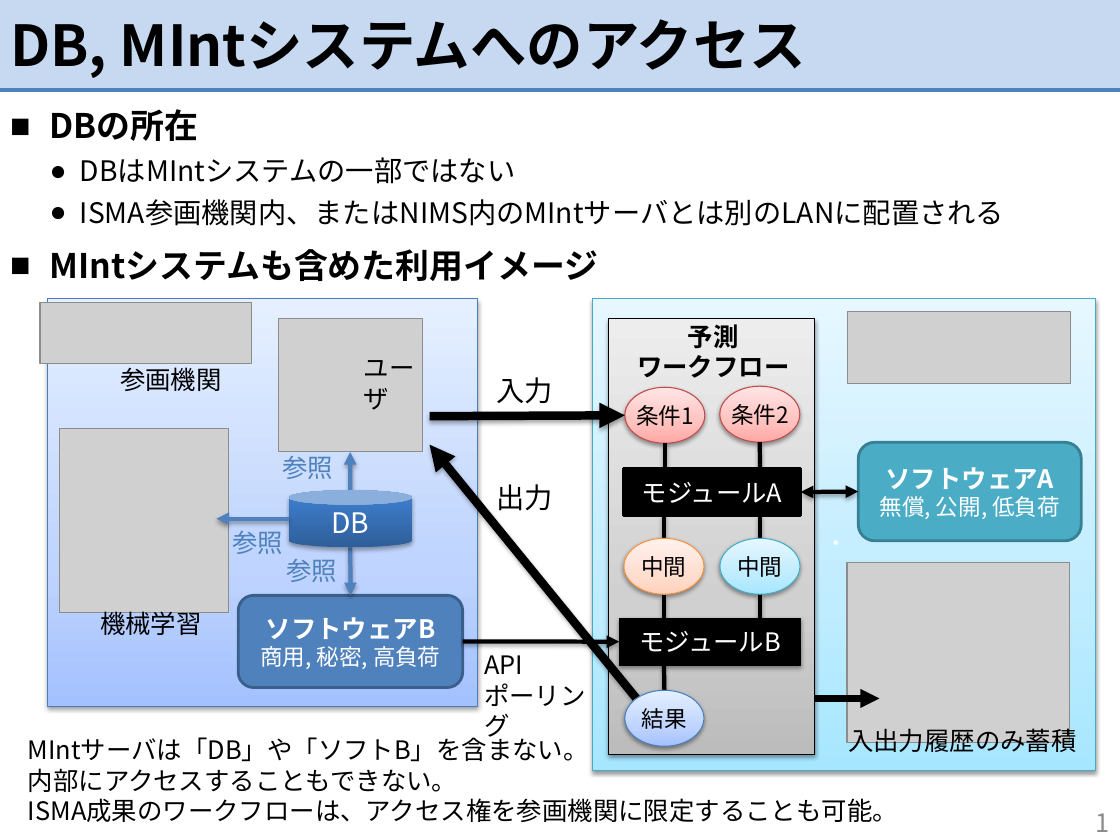
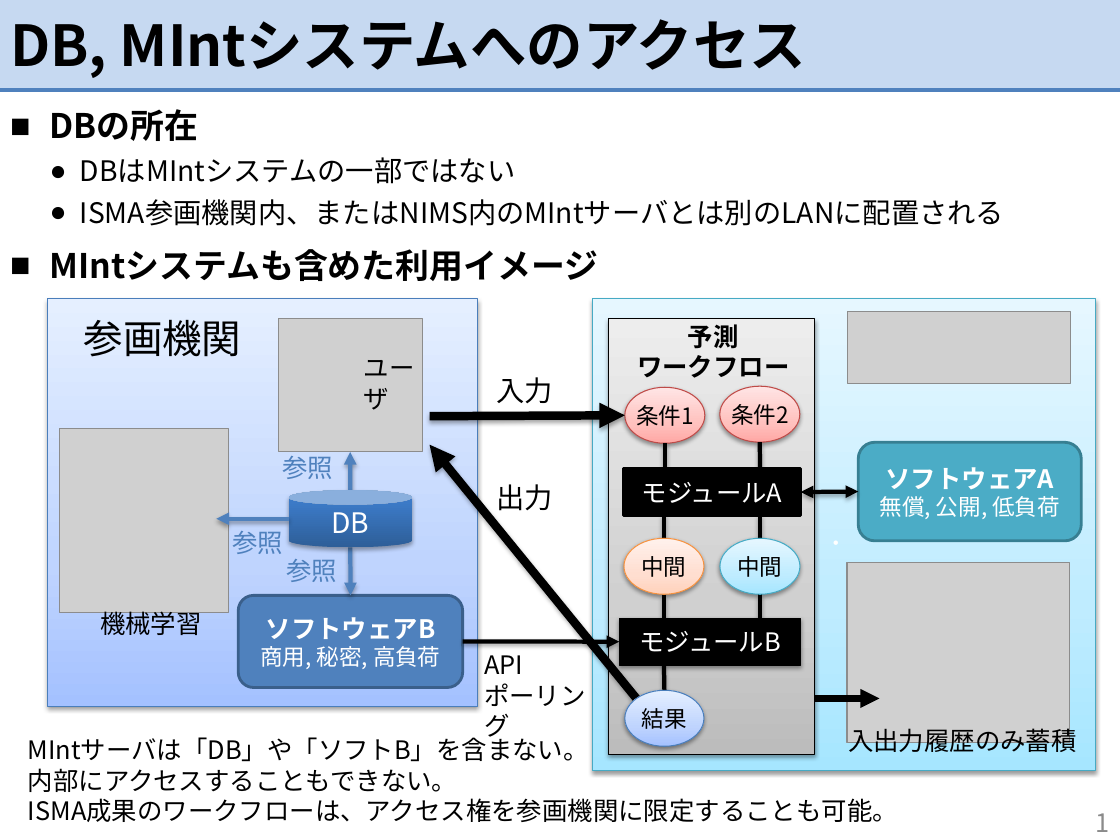
Before and after one commit to materialsintegration/remote_workflow, a slide deck: slide 1 of documents/manual2nd/source/images/外部計算ポンチ絵.pptx. Drawn at 1120x840 pixels with LibreOffice and Linux fonts; fonts in the diff are those of the drawing; grey boxes stand for pictures. Boxes give left, top, right and bottom in pixels: in the first picture for what was removed or moved away, otherwise in the second. Text is boxed around its words. In the diff, an @@ line names an element or a change of style, - is before the commit and + after.

```diff
--- a/documents/manual2nd/source/images/外部計算ポンチ絵.pptx
+++ b/documents/manual2nd/source/images/外部計算ポンチ絵.pptx
@@ picture removed at (40, 302, 251, 363) @@
@@ text "参画機関": place and size @@
-text "参画機関" at (120, 367, 222, 391)
+text "参画機関" at (84, 319, 242, 357)
@@ text "参画機関" at (84, 319, 242, 357): size 18 to 28 pt @@
```
Also in this commit, not shown: 2 other files.
